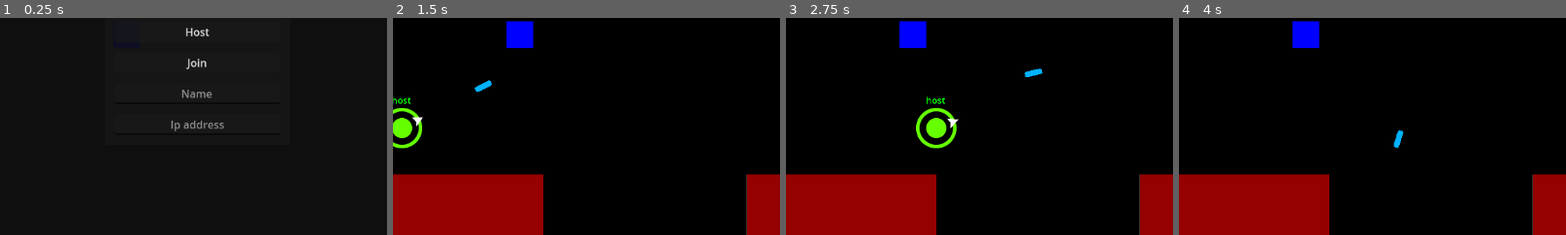
Above: before the commit, frames 1-4 (left to right).
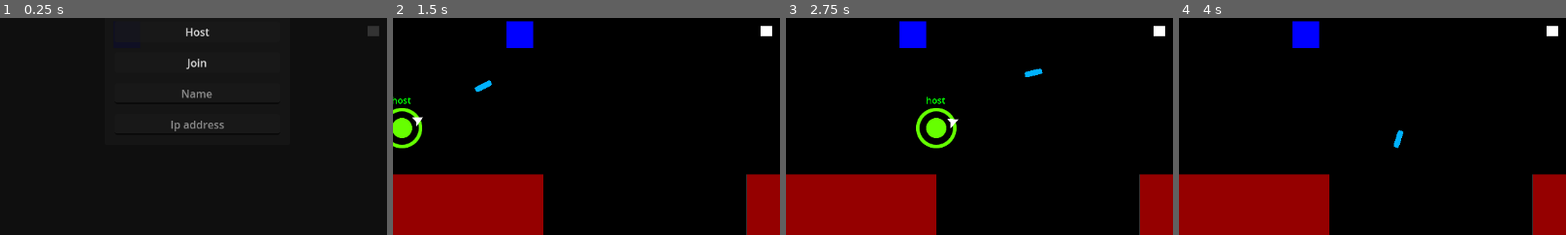
Above: after the commit, the same moments.

Repository: Pkepowicz/Infinite-Onslaught
Game: Godot game, scene res://assets/scenes/world.tscn
Two runs of this game, one before a commit and one after it. Both use one fixed random seed, a clock stepped at 60 frames per second and the inputs below. The engine's default icon, where the game draws it, is replaced by a stand-in: a white triangle on a blue panel in a dark square.
Inputs (mouse positions are % of the whole screen's width and height, from its top left):
- Up to frame 1 (0.25 s): no input
- Up to frame 2 (1.5 s): click (50, 56) at 0.52 s; type "Alex" at 0.6 s; click (50, 64) at 0.75 s; type "12" at 0.83 s; click "Host" at 1.25 s
- Up to frame 3 (2.75 s): tap Enter at 2 s; move the mouse to (72, 45) at 2.02 s; hold Right (ui_right) from 2.03 s (still down); click (72, 45) at 2.1 s
- Up to frame 4 (4 s): move the mouse to (30, 55) at 2.77 s; release Right (ui_right) at 2.78 s; hold Down (ui_down) 2.78-3.53 s; right-click (30, 55) at 2.85 s; move the mouse to (60, 28) at 3.52 s; hold Right (ui_right) from 3.53 s (still down); click (60, 28) at 3.6 s
The pictures show only the part of the screen within x 25-74%, y 39-89%; the shares and areas given below are measured in that part.

The runs differ from the first frame. In frame 1, 0.1% of the frame differs, in the area x 94-98%, y 3-9%; in frame 2, 0.1%; in frame 3, 0.1%; in frame 4, 0.1%.

Commit message:
Added random powerup spawning

Diff:
--- /dev/null
+++ b/assets/Levels/powerup_spawn_point.gd
@@ -0,0 +1,33 @@
+extends Node2D
+
+@export var possible_pickups: Array[PackedScene]
+
+# Called when the node enters the scene tree for the first time.
+func _ready() -> void:
+	start_pickup_generation_random_timer()
+
+func start_pickup_generation_random_timer():
+	# choose random time for timer, when it runs out spawn pickup
+	if(!multiplayer.is_server()):
+		return
+	var random_first_spawn_time = randi() % 5 + 5
+	print("random time chosen: ", random_first_spawn_time)
+	$Timer.start(random_first_spawn_time)
+
+
+
+
+func _on_timer_timeout() -> void:
+	# instanciate powerup here
+	print("timer ran out, trying to spawn pickup", name)
+	var powerup_to_spawn = possible_pickups[randi() % possible_pickups.size()].instantiate()
+	#powerup_to_spawn.global_position = global_position
+	add_child(powerup_to_spawn)
+	print(powerup_to_spawn.name, powerup_to_spawn.global_position, " ", global_position)
+
+
+func _on_area_2d_area_exited(area: Area2D) -> void:
+	# check if the body that exited(was picked up) is powerup, if it is, start spawn timer
+	if area.get_parent().has_method("pickup"):
+		print("powerup picked up")
+		start_pickup_generation_random_timer()
--- /dev/null
+++ b/assets/Levels/powerup_spawn_point.tscn
@@ -0,0 +1,30 @@
+[gd_scene load_steps=4 format=3 uid="uid://g23rteqp6j58"]
+
+[ext_resource type="Script" path="res://assets/Levels/powerup_spawn_point.gd" id="1_mcfk1"]
+[ext_resource type="PackedScene" uid="uid://byf36axd6qbvi" path="res://assets/PickUps/PickupObjectsToPutOnGround/ShieldPickup.tscn" id="2_mo0hc"]
+
+[sub_resource type="CircleShape2D" id="CircleShape2D_7h0jo"]
+radius = 28.0713
+
+[node name="powerup_spawn_point" type="Node2D"]
+script = ExtResource("1_mcfk1")
+possible_pickups = Array[PackedScene]([ExtResource("2_mo0hc")])
+
+[node name="Area2D" type="Area2D" parent="."]
+collision_layer = 8
+collision_mask = 8
+
+[node name="CollisionShape2D" type="CollisionShape2D" parent="Area2D"]
+shape = SubResource("CircleShape2D_7h0jo")
+
+[node name="Timer" type="Timer" parent="."]
+one_shot = true
+
+[node name="ColorRect" type="ColorRect" parent="."]
+offset_left = -10.0
+offset_top = -6.0
+offset_right = 7.0
+offset_bottom = 9.0
+
+[connection signal="area_exited" from="Area2D" to="." method="_on_area_2d_area_exited"]
+[connection signal="timeout" from="Timer" to="." method="_on_timer_timeout"]
--- a/assets/PickUps/PickupObjectsToPutOnGround/ShieldPickup.tscn
+++ b/assets/PickUps/PickupObjectsToPutOnGround/ShieldPickup.tscn
@@ -7,6 +7,7 @@
 size = Vector2(47, 47)
 
 [node name="Node2D" type="Node2D"]
+z_index = 5
 script = ExtResource("1_ikq3q")
 powerup_object = ExtResource("2_rks1n")
 
--- a/assets/scenes/world.tscn
+++ b/assets/scenes/world.tscn
@@ -12,6 +12,7 @@
 [ext_resource type="Script" path="res://assets/Countdowns/Endgame_countdown.gd" id="7_y01s1"]
 [ext_resource type="PackedScene" uid="uid://byf36axd6qbvi" path="res://assets/PickUps/PickupObjectsToPutOnGround/ShieldPickup.tscn" id="8_4vx0s"]
 [ext_resource type="Script" path="res://assets/Countdowns/Game_countdown.gd" id="9_sop3o"]
+[ext_resource type="PackedScene" uid="uid://g23rteqp6j58" path="res://assets/Levels/powerup_spawn_point.tscn" id="12_se7o4"]
 
 [sub_resource type="Gradient" id="Gradient_2uts8"]
 interpolation_mode = 2
@@ -368,6 +369,11 @@
 [node name="MultiplayerSynchronizer" type="MultiplayerSynchronizer" parent="Level"]
 replication_config = SubResource("SceneReplicationConfig_n6a03")
 
+[node name="PoweupSpawnPoints" type="Node" parent="Level"]
+
+[node name="powerup_spawn_point" parent="Level/PoweupSpawnPoints" instance=ExtResource("12_se7o4")]
+position = Vector2(839, 272)
+
 [node name="Node2D" parent="." instance=ExtResource("8_4vx0s")]
 position = Vector2(470, 278)
 
Not shown: 1 places in assets/scenes/world.tscn that only renumber resources
